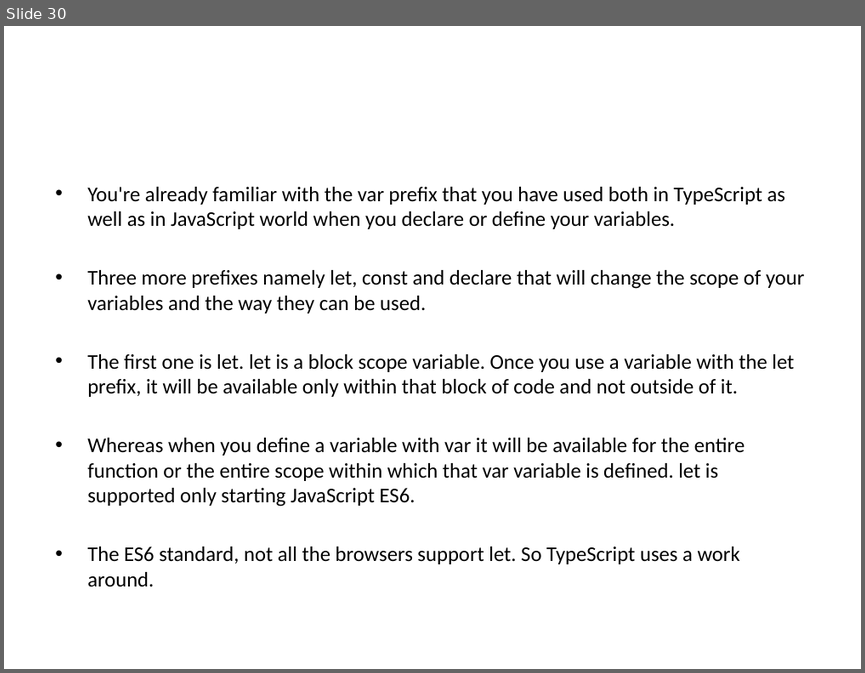
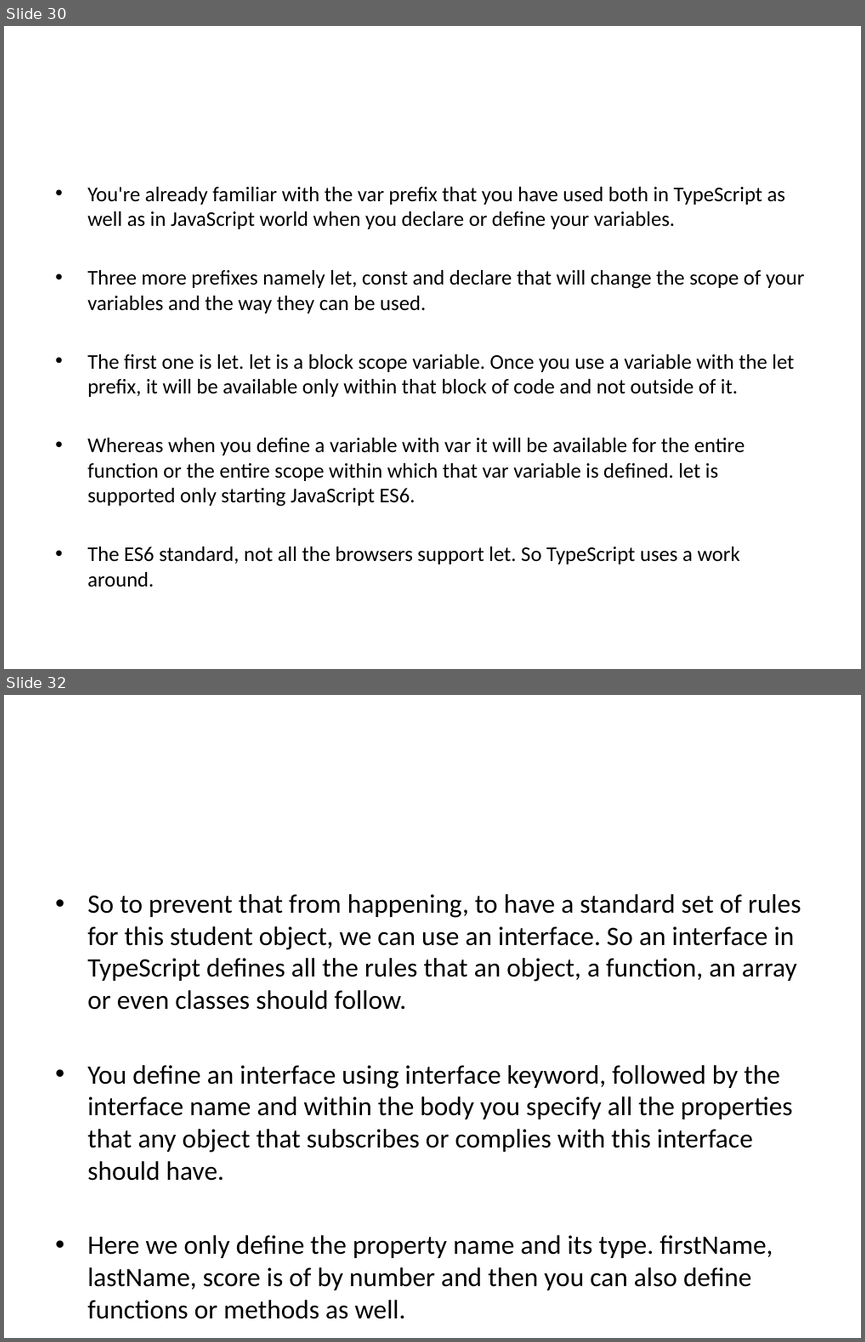
Before and after one commit to rameshcoderepository/typescript, a slide deck: Angular_Presentation.pptx. Shown one above the other, each under a label of ours: slide 30 before the commit, slides 30 and 32 after it; the slides between them are not shown. The pictures are 865x673 and 865x1342 pixels, drawn with LibreOffice and Linux fonts; fonts in the diff are those of the drawing. Boxes give left, top, right and bottom in pixels: in the first picture for what was removed or moved away, otherwise in the second. Text is boxed around its words. In the diff, an @@ line names an element or a change of style, - is before the commit and + after.

```diff
--- a/Angular_Presentation.pptx
+++ b/Angular_Presentation.pptx
@@ slide 32 added at [4, 695, 861, 1338], background #FFFFFF @@
@@ text added at [87, 894, 800, 1319], 22.4 pt, text #000000 @@
+• So to prevent that from happening, to have a standard set of rules for this student object, we can use an interface. So an interface in TypeScript defines all the rules that an object, a function, an array or even classes should follow.
+• You define an interface using interface keyword, followed by the interface name and within the body you specify all the properties that any object that subscribes or complies with this interface should have.
+• Here we only define the property name and its type. firstName, lastName, score is of by number and then you can also define functions or methods as well.
```
Also in this commit, not shown: 24 other slides added, 24 slides removed, 28 other files.
